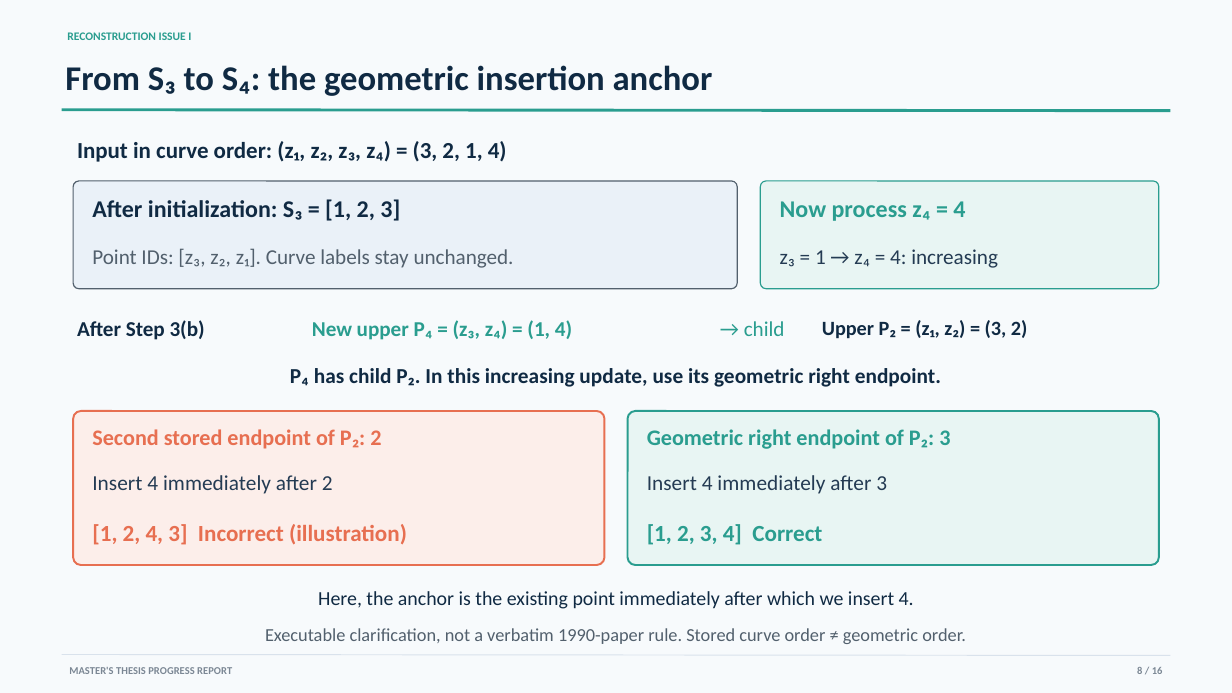
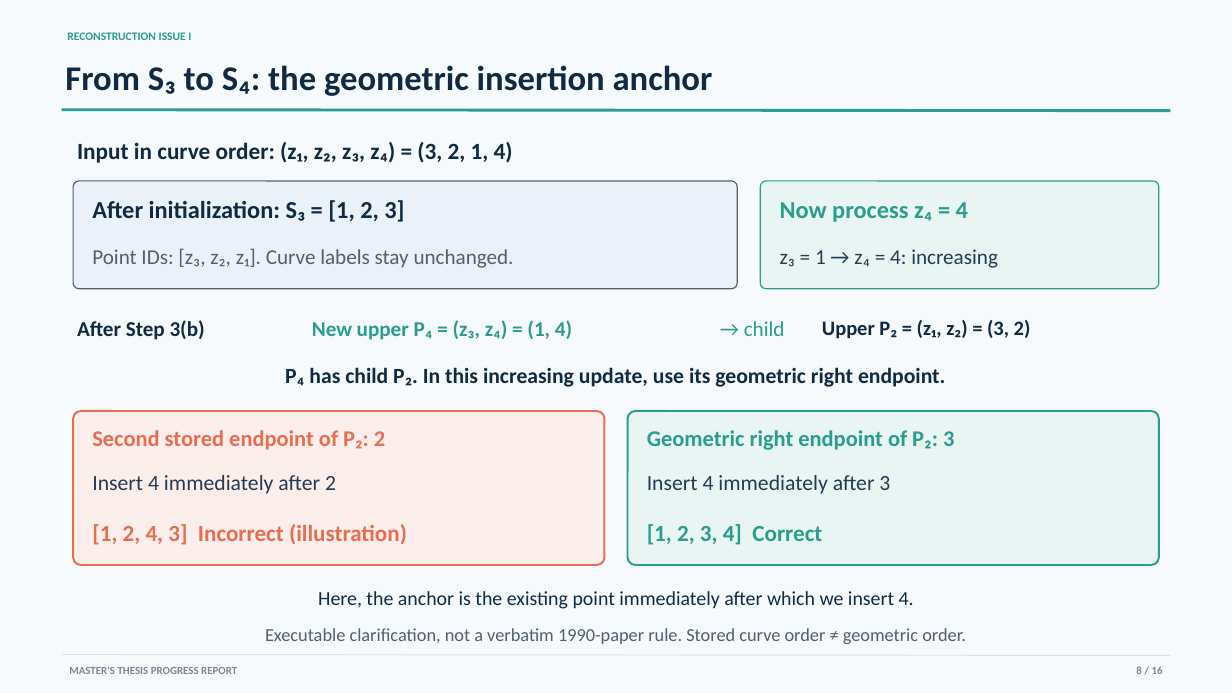
Before and after one commit to YixueWang983/jordan-sorting, a slide deck: slide 8 of presentations/progress_report/Jordan_Sorting_Progress_Report.pptx. Drawn at 1232x693 pixels with LibreOffice and Linux fonts; fonts in the diff are those of the drawing. Boxes give left, top, right and bottom in pixels: in the first picture for what was removed or moved away, otherwise in the second. Text is boxed around its words. In the diff, an @@ line names an element or a change of style, - is before the commit and + after.

```diff
--- a/presentations/progress_report/Jordan_Sorting_Progress_Report.pptx
+++ b/presentations/progress_report/Jordan_Sorting_Progress_Report.pptx
@@ text "Input in curve order: (z₁, ..." at (x1=77, y1=142, x2=513, y2=163): size 17.9 to 18.1 pt @@
@@ text "After initialization: S₃ = [1, ..." at (x1=92, y1=200, x2=404, y2=222): size 18.8 to 19 pt @@
@@ text "Now process z₄ = 4" at (x1=780, y1=202, x2=968, y2=222): size 18.8 to 19 pt @@
@@ text "Upper P₂ = (z₁, z₂) ..." at (x1=822, y1=320, x2=1031, y2=339): size 15.8 to 16 pt @@
@@ text "Second stored endpoint of P₂: ..." at (x1=92, y1=430, x2=385, y2=450): size 17.2 to 17.5 pt @@
@@ text "Geometric right endpoint of P₂: ..." at (x1=647, y1=430, x2=954, y2=450): size 17.2 to 17.5 pt @@
@@ size 16.7 to 16.9 pt in 3 elements at (x1=285, y1=367, x2=945, y2=387), (x1=92, y1=475, x2=336, y2=494), (x1=647, y1=475, x2=890, y2=494) @@
@@ text "MASTER'S THESIS PROGRESS REPORT" at (x1=69, y1=666, x2=237, y2=674): size 8.2 to 8.5 pt @@
@@ text "8 / 16" at (x1=1136, y1=666, x2=1163, y2=674): size 8.2 to 8.5 pt @@
```
Also in this commit, not shown: 2 other slides changed, 5 other files.
